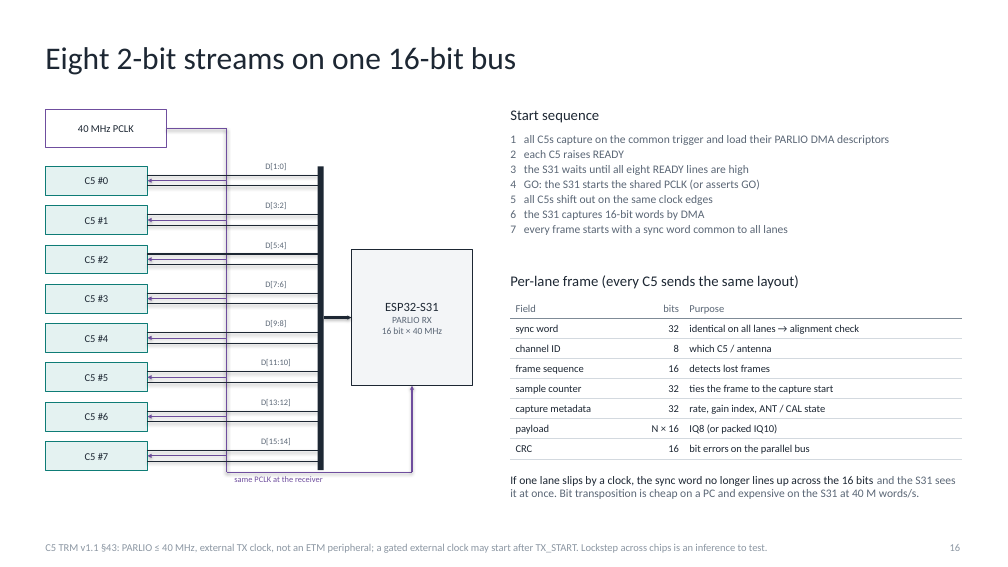
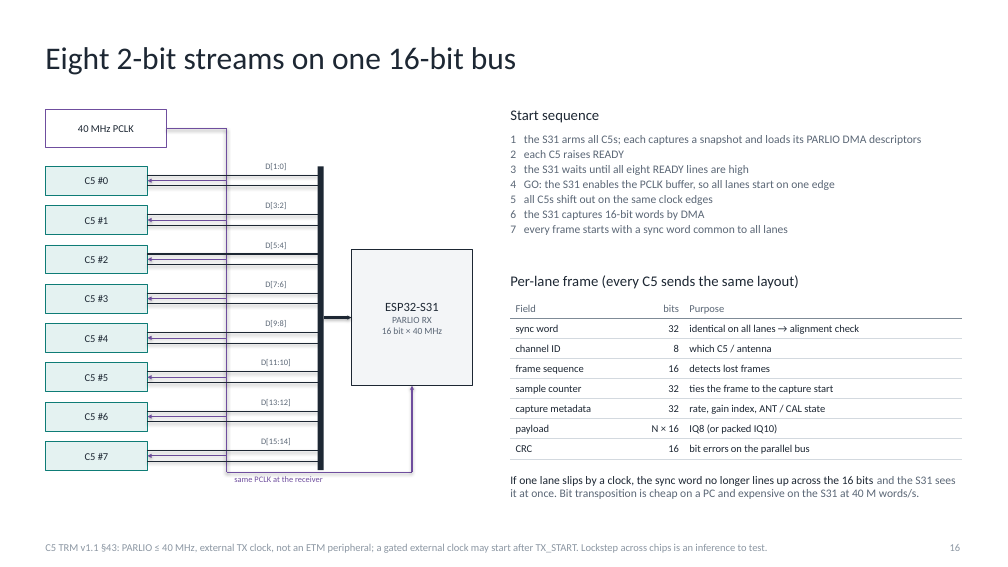
Before and after one commit to Seguar/seguar.github.io, a slide deck: slide 16 of esp32-c5-phased-array/deck/esp32_c5_phased_array_2x8_tiles.pptx. Drawn at 1008x567 pixels with LibreOffice and Linux fonts; fonts in the diff are those of the drawing. Boxes give left, top, right and bottom in pixels: in the first picture for what was removed or moved away, otherwise in the second. Text is boxed around its words. In the diff, an @@ line names an element or a change of style, - is before the commit and + after.

```diff
--- a/esp32-c5-phased-array/deck/esp32_c5_phased_array_2x8_tiles.pptx
+++ b/esp32-c5-phased-array/deck/esp32_c5_phased_array_2x8_tiles.pptx
@@ text at (510, 135, 921, 145): text changed @@
-1 all C5s capture on the common trigger and load their PARLIO DMA descriptors
+1 the S31 arms all C5s; each captures a snapshot and loads its PARLIO DMA descriptors
@@ text at (510, 180, 835, 190): text changed @@
-4 GO: the S31 starts the shared PCLK (or asserts GO)
+4 GO: the S31 enables the PCLK buffer, so all lanes start on one edge
```
Also in this commit, not shown: 8 other slides changed, 14 other files.
